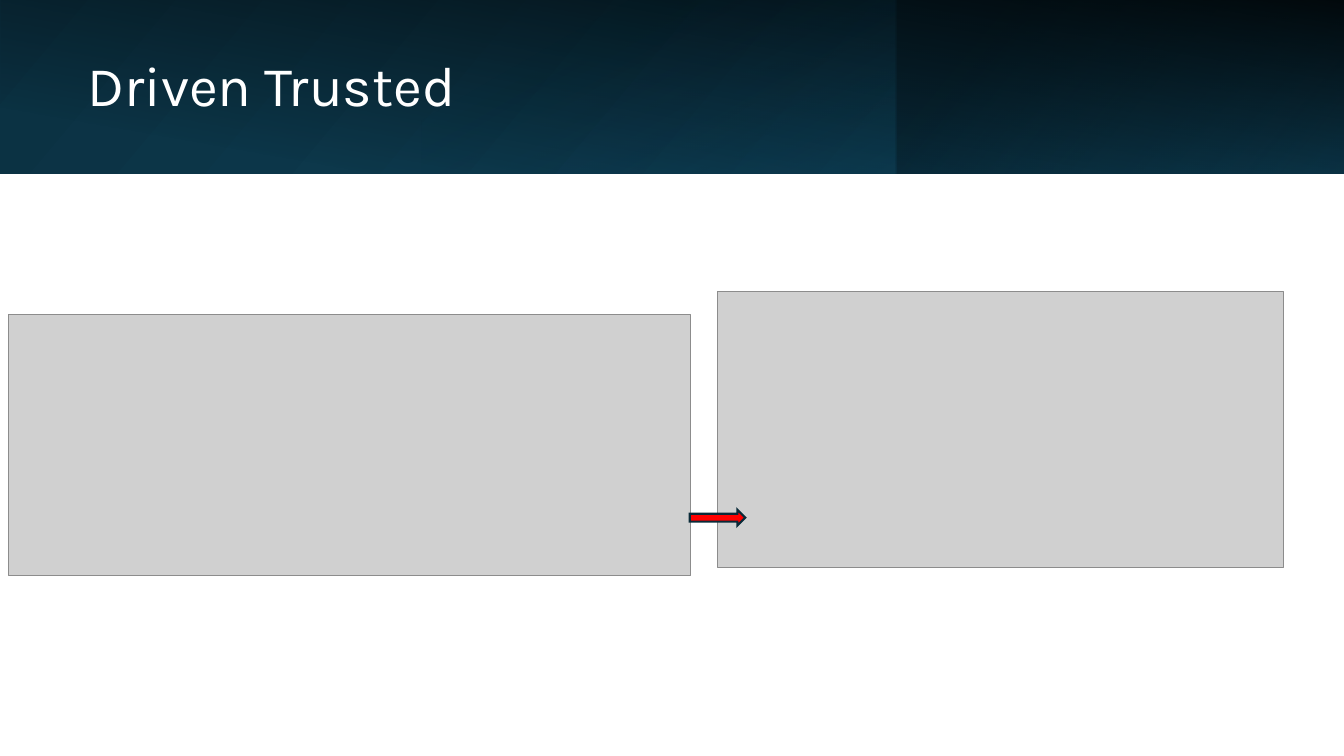
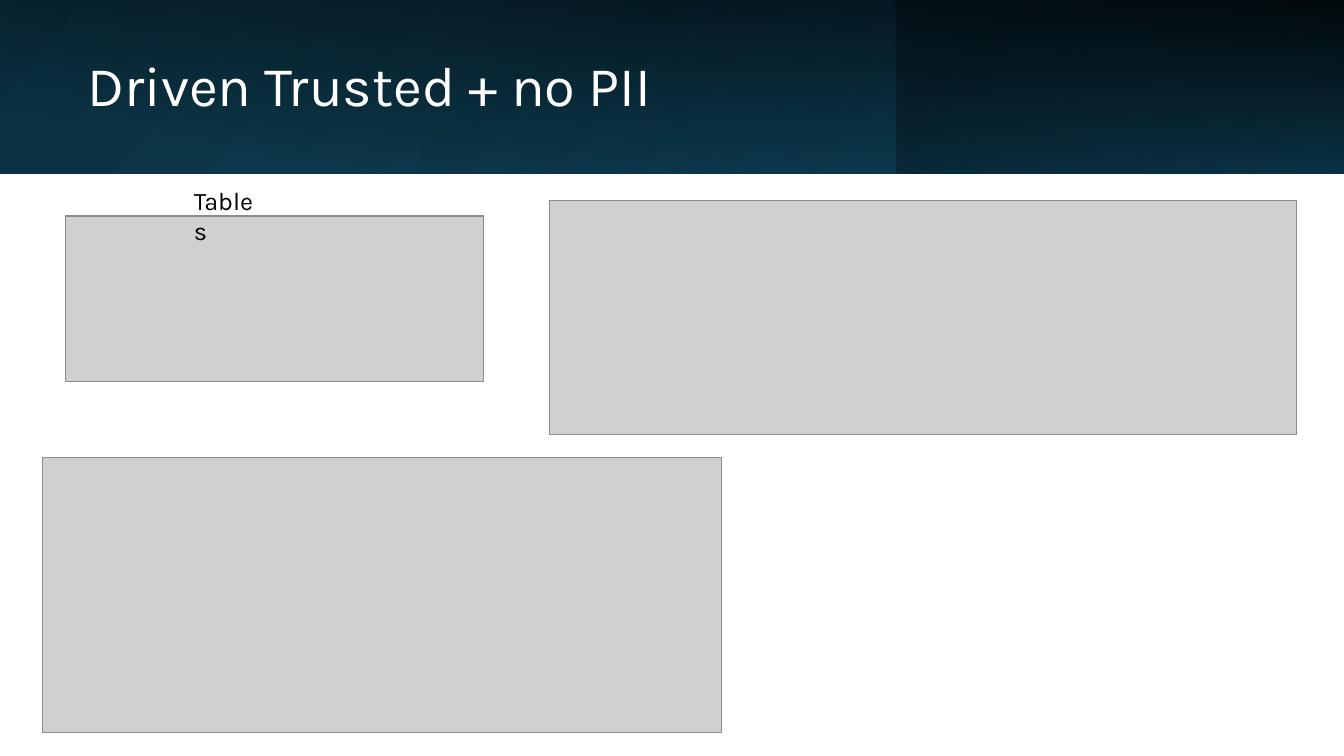
Before and after one commit to za250120548/ProyectoFinal_BigData, a slide deck: slide 9 of docs/EvidenceProjectoIntegradorFinal.pptx (slide 8 before the commit). Drawn at 1344x756 pixels with LibreOffice and Linux fonts; fonts in the diff are those of the drawing; grey boxes stand for pictures. Boxes give left, top, right and bottom in pixels: in the first picture for what was removed or moved away, otherwise in the second. Text is boxed around its words. In the diff, an @@ line names an element or a change of style, - is before the commit and + after.

```diff
--- a/docs/EvidenceProjectoIntegradorFinal.pptx
+++ b/docs/EvidenceProjectoIntegradorFinal.pptx
@@ title at box(87, 67, 651, 107): text changed @@
-Driven Trusted
+Driven Trusted + no PII
@@ text added at box(185, 180, 275, 221), 18 pt, text #000000 @@
+Tables
@@ picture added at box(549, 201, 1296, 436) @@
@@ picture added at box(66, 216, 484, 382) @@
@@ picture removed at box(718, 292, 1284, 569) @@
@@ picture removed at box(9, 315, 692, 576) @@
@@ picture added at box(42, 458, 722, 733) @@
@@ right arrow removed at box(690, 510, 745, 526) @@
```
Also in this commit, not shown: 5 other slides changed, 1 slide added, 3 other files.
